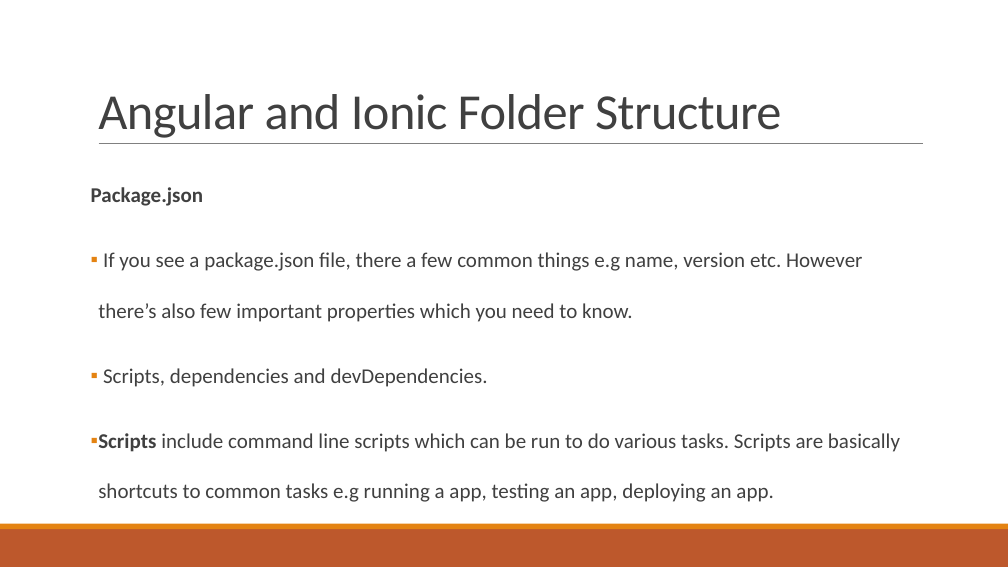
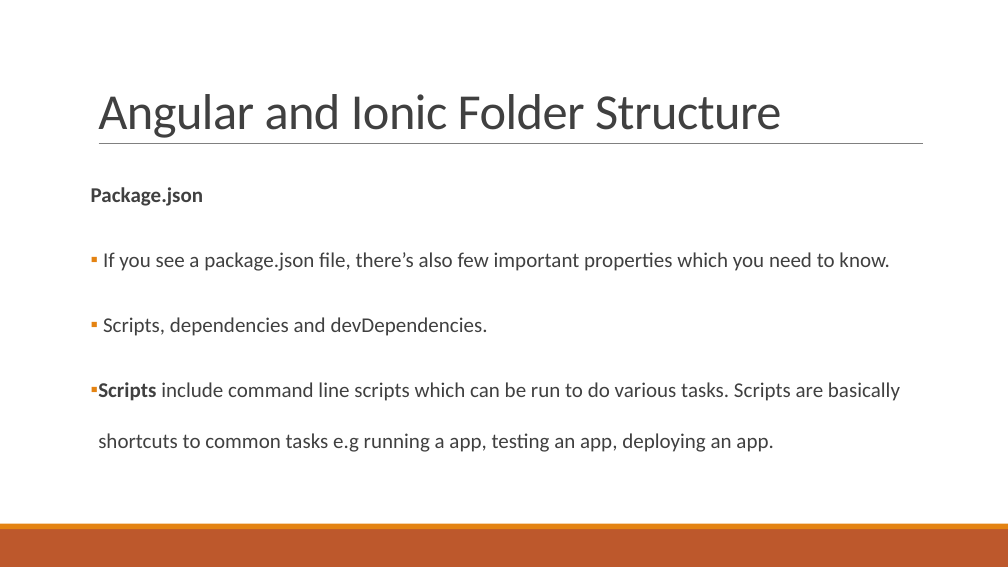
Before and after one commit to alamgirqazi/mobile-application-development-course, a slide deck: slide 5 of lecture 4/Lecture 4 - Mobile Application Development.pptx. Drawn at 1008x567 pixels with LibreOffice and Linux fonts; fonts in the diff are those of the drawing. Boxes give left, top, right and bottom in pixels: in the first picture for what was removed or moved away, otherwise in the second. Text is boxed around its words. In the diff, an @@ line names an element or a change of style, - is before the commit and + after.

```diff
--- a/lecture 4/Lecture 4 - Mobile Application Development.pptx
+++ b/lecture 4/Lecture 4 - Mobile Application Development.pptx
@@ text at bbox=[103, 252, 890, 271]: text changed @@
-▪ If you see a package.json file, there a few common things e.g name, version etc. However there’s also few important properties which you need to know.
+▪ If you see a package.json file, there’s also few important properties which you need to know.
```
Also in this commit, not shown: 3 other slides changed, 1 slide removed, 1 other file.
